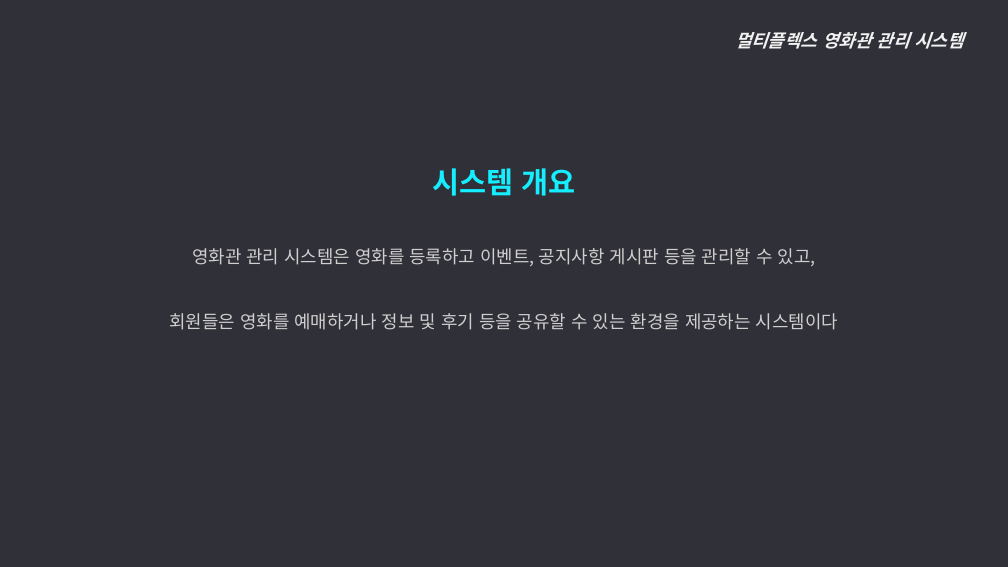
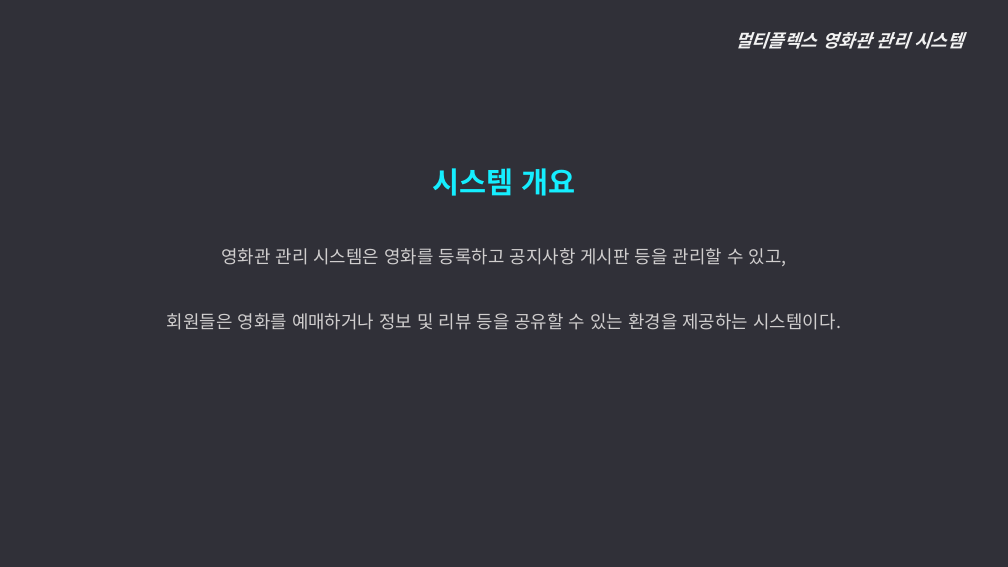
Before and after one commit to ywc-412/MultiplexTeamProject, a slide deck: slide 2 of 2조 시스템개요, 요구사항 정의.pptx. Drawn at 1008x567 pixels with LibreOffice and Linux fonts; fonts in the diff are those of the drawing. Boxes give left, top, right and bottom in pixels: in the first picture for what was removed or moved away, otherwise in the second. Text is boxed around its words. In the diff, an @@ line names an element or a change of style, - is before the commit and + after.

Commit message:
기능개요, 요구사항정의
ppt수정

```diff
--- a/2조 시스템개요, 요구사항 정의.pptx
+++ b/2조 시스템개요, 요구사항 정의.pptx
@@ text at [167,248,841,330]: text changed @@
-영화관 관리 시스템은 영화를 등록하고 이벤트, 공지사항 게시판 등을 관리할 수 있고,
-회원들은 영화를 예매하거나 정보 및 후기 등을 공유할 수 있는 환경을 제공하는 시스템이다
+영화관 관리 시스템은 영화를 등록하고 공지사항 게시판 등을 관리할 수 있고,
+회원들은 영화를 예매하거나 정보 및 리뷰 등을 공유할 수 있는 환경을 제공하는 시스템이다.
```
Also in this commit, not shown: 13 other slides changed.
